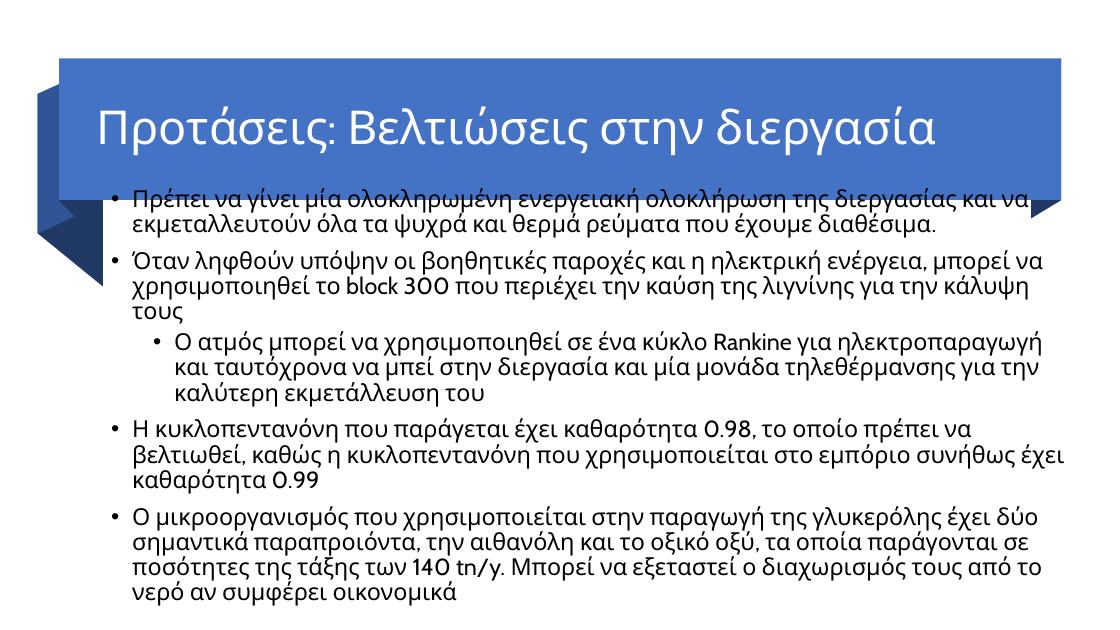
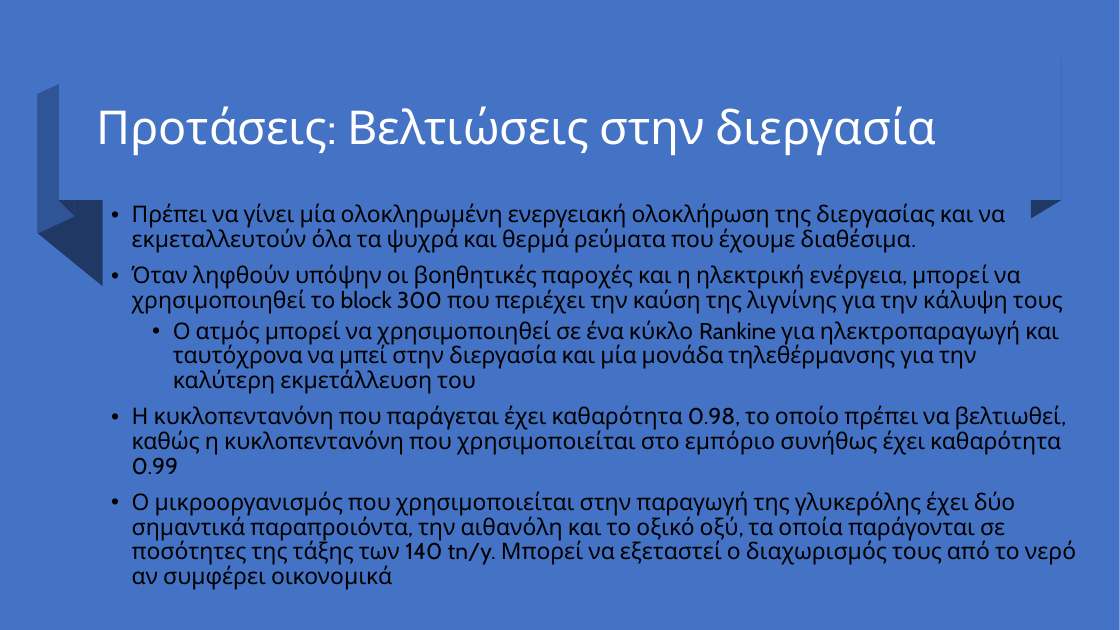
Before and after one commit to Vidianos-Giannitsis/Process-Design, a slide deck: slide 37 of Final_exam_files/Process_Design_omada_27_to_upload/presentation_omada_27.pptx. Drawn at 1120x630 pixels with LibreOffice and Linux fonts; fonts in the diff are those of the drawing. Boxes give left, top, right and bottom in pixels: in the first picture for what was removed or moved away, otherwise in the second. Text is boxed around its words. In the diff, an @@ line names an element or a change of style, - is before the commit and + after.

```diff
--- a/Final_exam_files/Process_Design_omada_27_to_upload/presentation_omada_27.pptx
+++ b/Final_exam_files/Process_Design_omada_27_to_upload/presentation_omada_27.pptx
@@ rectangle added at (x1=0, y1=0, x2=1120, y2=630), fill #4472C4 @@
@@ text "Πρέπει να γίνει μία ολοκληρωμένη ..." at (x1=132, y1=203, x2=1076, y2=590): size 20 to 19.6 pt; indent changed @@
```
Also in this commit, not shown: 15 other slides changed, 8 other files.
